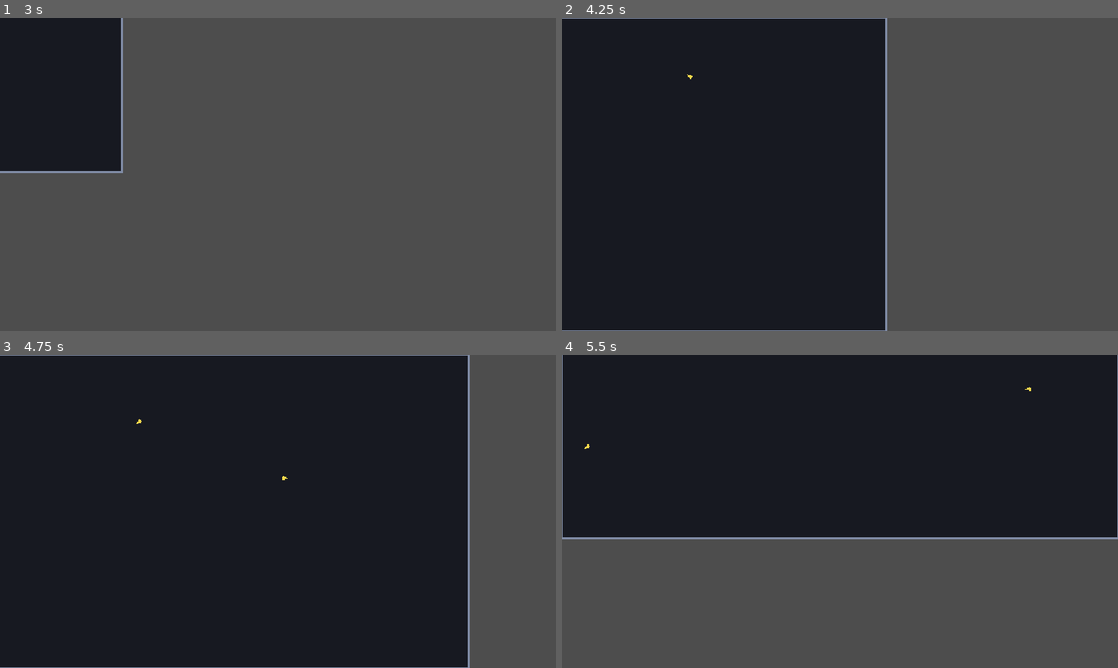
Above: before the commit, frames 1-4 (two rows, left to right).
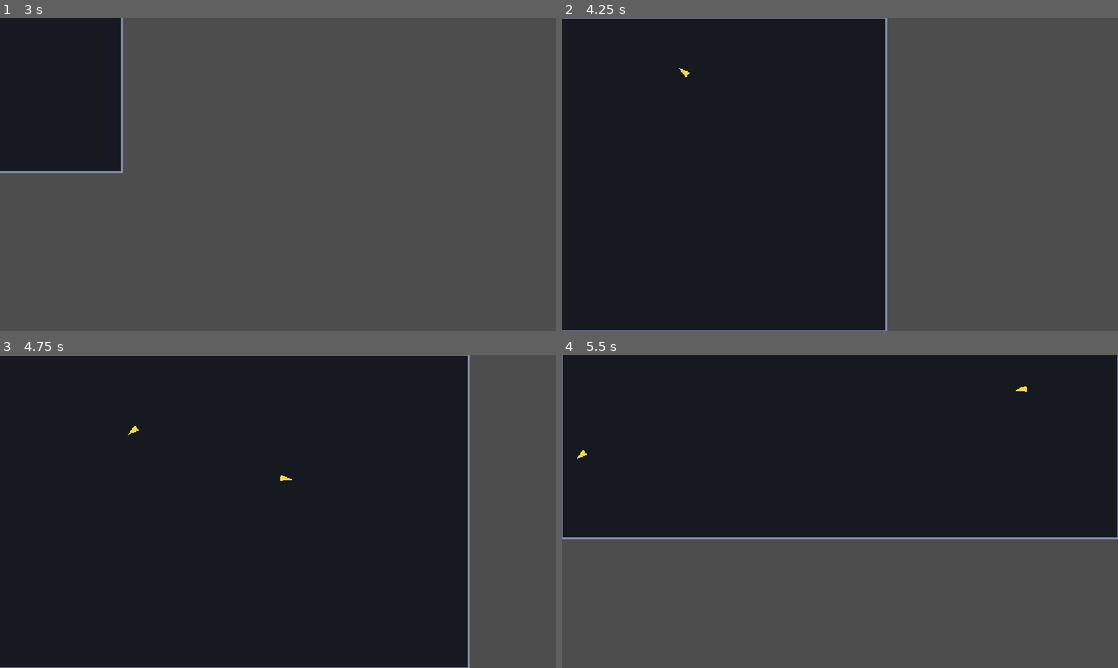
Above: after the commit, the same moments.

Repository: CasualShrub/arrow-head
Game: Godot game, scene res://scenes/level.tscn
Two runs of this game, one before a commit and one after it. Both use one fixed random seed, a clock stepped at 60 frames per second and the inputs below.
Inputs (mouse positions are in pixels of both pictures, inside the frame that each line leads up to):
- Up to frame 1 (3 s): tap Enter (ui_accept) at 0.5, 0.77, 1.52 s; move the mouse to (400, 158) at 0.52 s; hold Right (ui_right) 0.53-1.28 s; move the mouse to (166, 190) at 1.27 s; hold Down (ui_down) 1.28-2.03 s; move the mouse to (333, 105) at 2.02 s; hold Right (ui_right) 2.03-2.78 s; move the mouse to (250, 237) at 2.77 s; hold Up (ui_up) from 2.78 s (still down)
- Up to frame 2 (4.25 s): tap Enter (ui_accept) at 3.02, 3.77 s; move the mouse to (1006, 221) at 3.52 s; release Up (ui_up) at 3.53 s; hold Left (ui_left) from 3.53 s (still down)
- Up to frame 3 (4.75 s): keep holding Left (ui_left); move the mouse to (111, 464) at 4.27 s; tap Enter (ui_accept) at 4.52 s
- Up to frame 4 (5.5 s): move the mouse to (867, 511) at 5.02 s; release Left (ui_left) at 5.03 s; hold Down (ui_down) from 5.03 s (still down)

Frame 1 is identical in both runs. In frame 2, less than 0.1% of the frame differs, in the area x 21-24%, y 16-20%; in frame 3, less than 0.1%; in frame 4, less than 0.1%, in the area x 2-85%, y 10-34%.

Commit message:
Increase awarrow sizez

Diff:
--- a/scenes/arrow.tscn
+++ b/scenes/arrow.tscn
@@ -9,8 +9,8 @@
 [node name="Arrow" type="CharacterBody2D" unique_id=1420623468]
 collision_layer = 2
 collision_mask = 5
+scale = Vector2(1.69, 1.69)
 script = ExtResource("1_arrow")
-scene = null
 
 [node name="Visual" type="Polygon2D" parent="." unique_id=1154579900]
 color = Color(0.95, 0.85, 0.3, 1)
--- a/scenes/level.tscn
+++ b/scenes/level.tscn
@@ -55,4 +55,3 @@
 [node name="Enemy" parent="." unique_id=1183056859 node_paths=PackedStringArray("player") instance=ExtResource("2_w7c3h")]
 position = Vector2(-300, -150)
 player = NodePath("../Player")
-hurt_radius = 25.0
